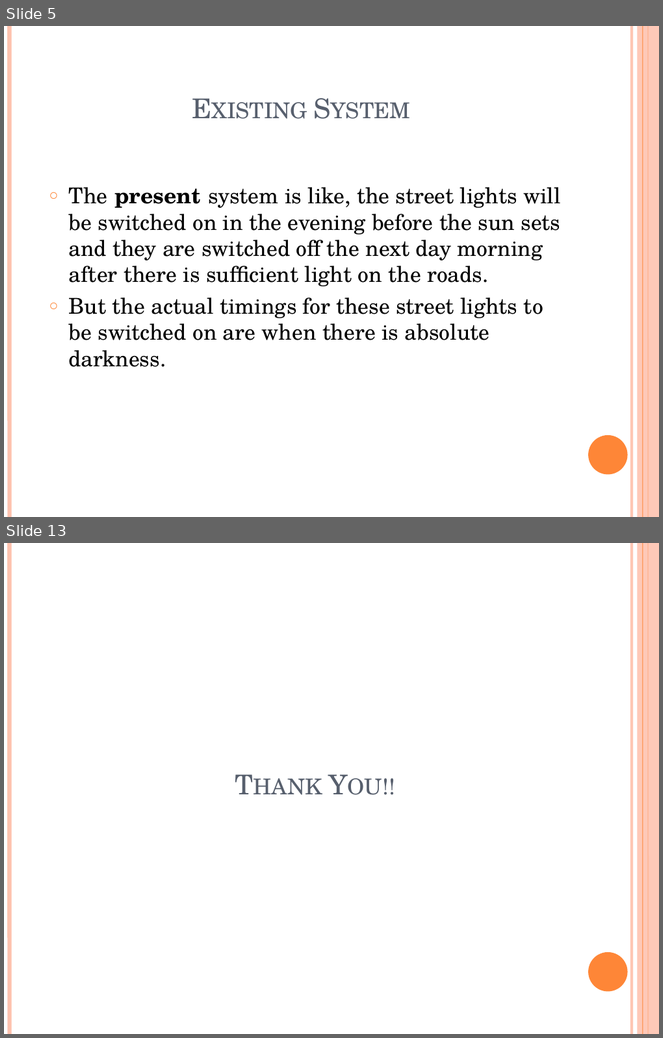
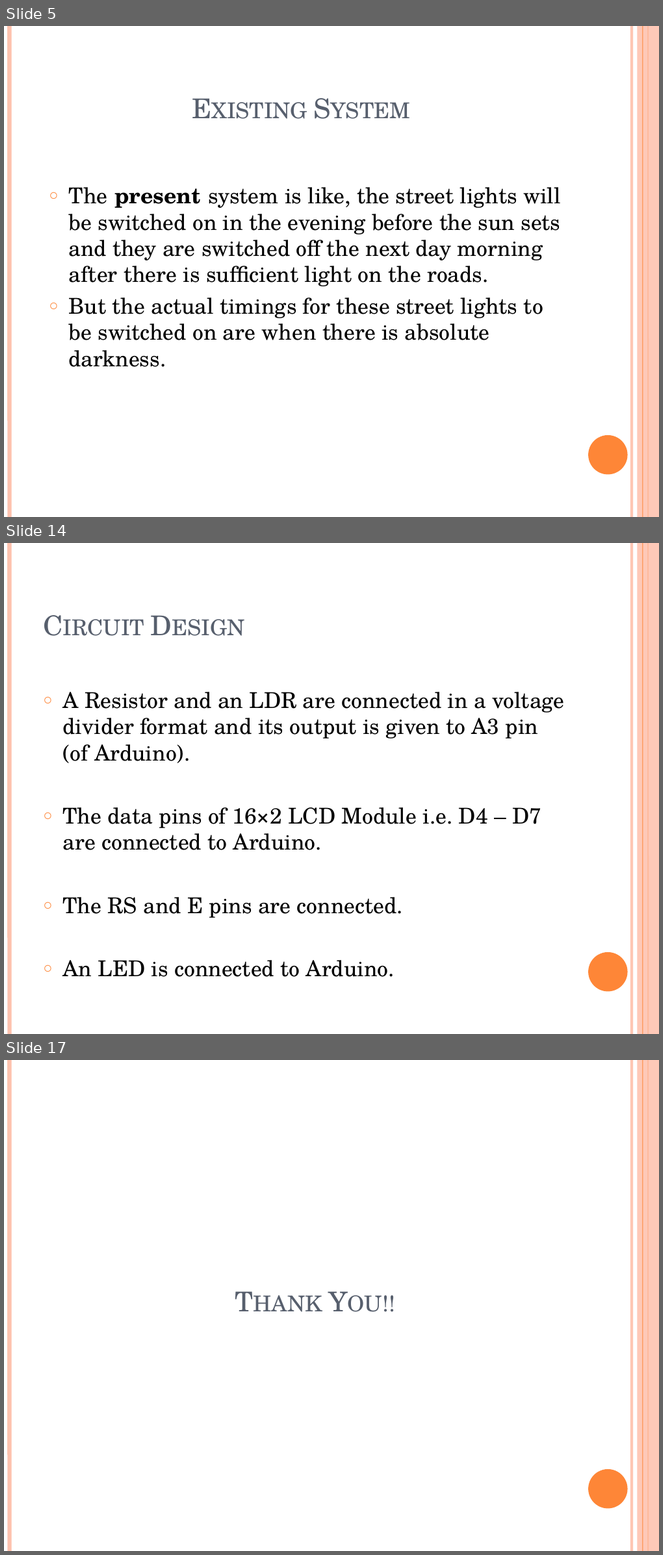
Before and after one commit to Devananda27200/MAIN_PROJECT_52, a slide deck: Street Lighting System with Intensity Control.pptm. Shown one above the other, each under a label of ours: slides 5 and 13 before the commit, slides 5, 14 and 17 after it; the slides between them are not shown. The pictures are 663x1038 and 663x1555 pixels, drawn with LibreOffice and Linux fonts; fonts in the diff are those of the drawing. Boxes give left, top, right and bottom in pixels: in the first picture for what was removed or moved away, otherwise in the second. Text is boxed around its words. In the diff, an @@ line names an element or a change of style, - is before the commit and + after.

```diff
--- a/Street Lighting System with Intensity Control.pptm
+++ b/Street Lighting System with Intensity Control.pptm
@@ slide 14 added at (4, 543, 659, 1034), background #FFFFFF; not listed: 6 template elements that a slide beside it also shows @@
@@ title added at (36, 563, 572, 644), 30 pt, text #575F6D, small capitals @@
+Circuit Design
@@ text added at (63, 692, 564, 977), 24 pt, text #000000 @@
+○ A Resistor and an LDR are connected in a voltage divider format and its output is given to A3 pin (of Arduino).
+○ The data pins of 16×2 LCD Module i.e. D4 – D7 are connected to Arduino.
+○ The RS and E pins are connected.
+○ An LED is connected to Arduino.
@@ what was slide 13 is now slide 17 @@
```
Also in this commit, not shown: 4 slides changed, 7 other slides added, 4 slides removed.
